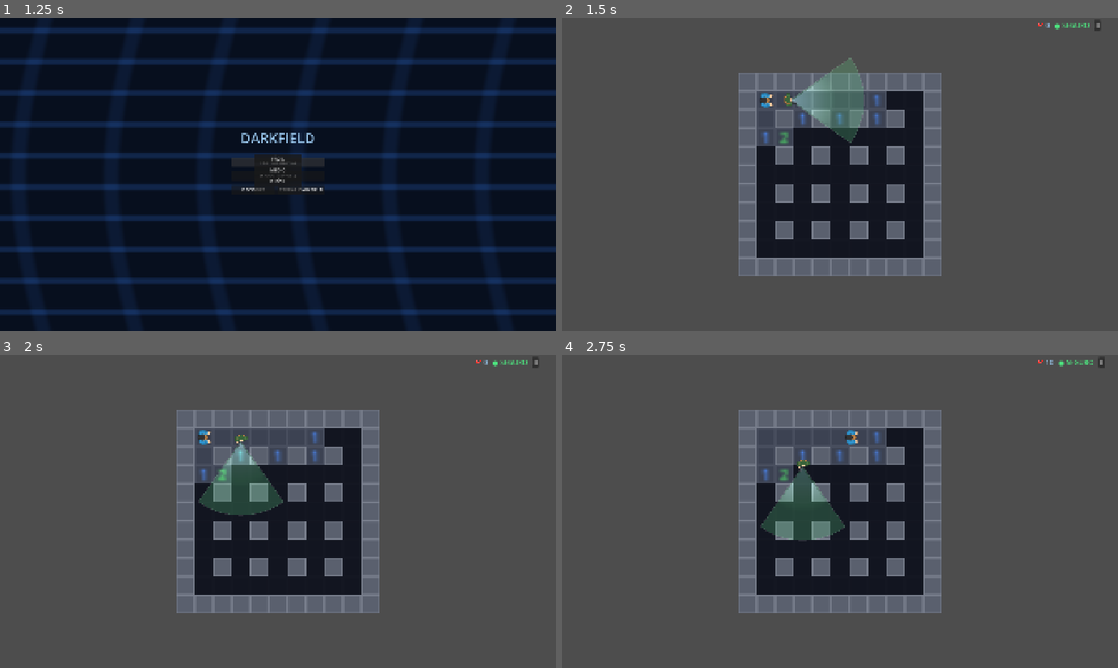
Above: before the commit, frames 1-4 (two rows, left to right).
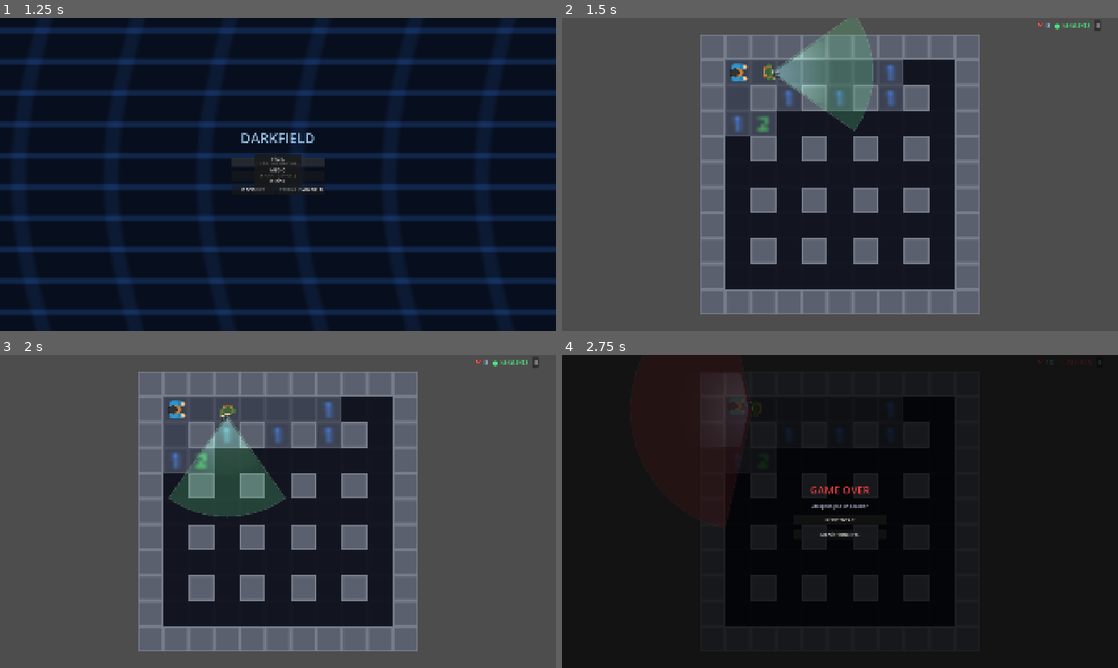
Above: after the commit, the same moments.

Repository: MayraSRS04/Darkfield
Game: Godot game, scene res://scenes/00_menu.tscn
Two runs of this game, one before a commit and one after it. Both use one fixed random seed, a clock stepped at 60 frames per second and the inputs below.
Inputs:
- Up to frame 1 (1.25 s): click "PARTIDA RÁPIDA" at 0.5 s
- Up to frame 2 (1.5 s): click "FÁCIL" at 1.25 s
- Up to frame 3 (2 s): no input
- Up to frame 4 (2.75 s): tap Enter at 2 s; hold Right (ui_right) from 2.03 s (still down); tap F at 2.1 s; tap Space at 2.27 s

Frame 1 is identical in both runs. In frame 2, 34% of the frame differs, in the area x 24-76%, y 0-95%; in frame 3, 34%; in frame 4, 93%, in the area x 0-100%, y 0-100%.

Commit message:
fix: colision cazador-jugador via Area2D en vez de distancia manual, zoom de camara adaptativo segun tamaño del mapa y linterna cazador nula en _ready al instanciar dinamicamente

Diff:
--- a/actors/Cazador.tscn
+++ b/actors/Cazador.tscn
@@ -12,8 +12,8 @@
 [sub_resource type="GradientTexture2D" id="GradientTexture2D_luz"]
 gradient = SubResource("Gradient_luz")
 fill = 1
-width = 64
-height = 64
+
+[sub_resource type="CircleShape2D" id="CircleShape2D_contacto"]
 
 [node name="Cazador" type="CharacterBody2D" unique_id=405291502]
 script = ExtResource("1_lbd6u")
@@ -28,11 +28,17 @@
 scale = Vector2(0.21153846, 0.25581396)
 texture = ExtResource("2_3vxol")
 
-[node name="Linterna" type="PointLight2D" parent="." unique_id=2200000001]
-position = Vector2(0, 0)
+[node name="Linterna" type="PointLight2D" parent="." unique_id=-2094967295]
+color = Color(0.85, 0.92, 1, 1)
+energy = 0.9
+shadow_enabled = true
+shadow_color = Color(0, 0, 0, 0.85)
 texture = SubResource("GradientTexture2D_luz")
 texture_scale = 0.35
-energy = 0.9
-color = Color(0.85, 0.92, 1.0, 1)
-shadow_enabled = true
-shadow_color = Color(0, 0, 0, 0.85)
+
+[node name="AreaContacto" type="Area2D" parent="." unique_id=-994967295]
+collision_layer = 0
+collision_mask = 2
+
+[node name="CollisionShape2D" type="CollisionShape2D" parent="AreaContacto" unique_id=-994967294]
+shape = SubResource("CircleShape2D_contacto")
--- a/actors/cazador.gd
+++ b/actors/cazador.gd
@@ -24,7 +24,8 @@
 	inicio = global_position
 	destino = global_position
 	ultima_pos_vista = global_position
-	_configurar_linterna(GameManager.ANGULO_CONO)
+	call_deferred("_configurar_linterna", GameManager.ANGULO_CONO)
+	$AreaContacto.body_entered.connect(_on_contacto)
 
 func _physics_process(delta: float) -> void:
 	if _ve_al_jugador():
@@ -367,6 +368,8 @@
 		draw_arc(Vector2.ZERO, 8.0, -PI / 2.0, -PI / 2.0 + progreso * TAU, 20, Color(1.0, 1.0, 0.2, 0.95), 2.0)
 
 func _configurar_linterna(angulo_cono: float) -> void:
+	if not is_inside_tree() or $Linterna == null:
+		return
 	var tam := 128
 	var imagen := Image.create(tam, tam, false, Image.FORMAT_RGBA8)
 	var medio_angulo := deg_to_rad(angulo_cono)
@@ -384,3 +387,18 @@
 	if imagen.get_pixel(tam / 2, tam / 2).a == 0.0:
 		imagen.set_pixel(tam / 2, tam / 2, Color(1.0, 1.0, 1.0, 0.01))
 	$Linterna.texture = ImageTexture.create_from_image(imagen)
+
+func _on_contacto(cuerpo: Node2D) -> void:
+	if cuerpo != jugador:
+		return
+	if estado == Estado.PERSIGUIENDO:
+		return
+	var dir := (jugador.global_position - global_position).normalized()
+	if dir.length() > 0.01:
+		ultima_direccion = dir
+	estado = Estado.PERSIGUIENDO
+	timer_perdida = 0.0
+	ruta = []
+	moviendose = false
+	GameManager.reportar_deteccion(true)
+	queue_redraw()
--- a/scenes/camara_juego.gd
+++ b/scenes/camara_juego.gd
@@ -1,14 +1,26 @@
 extends Camera2D
 
-const ZOOM_MAPA := Vector2(4.0, 4.0)
+const MARGEN := 0.85
 
 func _ready() -> void:
-	zoom = ZOOM_MAPA
+	zoom = Vector2(4.0, 4.0)
 
 func configurar_limites(tilemap: TileMapLayer) -> void:
 	var rect := tilemap.get_used_rect()
-	var tam_celda: Vector2 = Vector2(tilemap.tile_set.tile_size)
-	limit_left   = int(rect.position.x * tam_celda.x)
-	limit_top    = int(rect.position.y * tam_celda.y)
-	limit_right  = int((rect.position.x + rect.size.x) * tam_celda.x)
-	limit_bottom = int((rect.position.y + rect.size.y) * tam_celda.y)
+	var tam_celda := Vector2(tilemap.tile_set.tile_size)
+	var mapa_px := Vector2(rect.size) * tam_celda
+
+	var viewport_sz := get_viewport_rect().size
+	var zoom_ajustado := minf(
+		viewport_sz.x / mapa_px.x,
+		viewport_sz.y / mapa_px.y
+	) * MARGEN * (1920.0 / viewport_sz.x)
+
+	zoom_ajustado = clampf(zoom_ajustado, 2.5, 5.5)
+	zoom = Vector2(zoom_ajustado, zoom_ajustado)
+
+	var margen_px := int(tam_celda.x * 0.5)
+	limit_left   = int(rect.position.x * tam_celda.x) - margen_px
+	limit_top    = int(rect.position.y * tam_celda.y) - margen_px
+	limit_right  = int((rect.position.x + rect.size.x) * tam_celda.x) + margen_px
+	limit_bottom = int((rect.position.y + rect.size.y) * tam_celda.y) + margen_px
--- a/scenes/juego.gd
+++ b/scenes/juego.gd
@@ -208,10 +208,11 @@
 	if muerto:
 		return
 	for cazador in get_tree().get_nodes_in_group("cazadores"):
-		if jugador.global_position.distance_to(cazador.global_position) < 12.0:
-			causa_muerte = "atrapado por un cazador"
-			_morir()
-			break
+		if cazador.estado == cazador.Estado.PERSIGUIENDO:
+			if jugador.global_position.distance_to(cazador.global_position) < 12.0:
+				causa_muerte = "atrapado por un cazador"
+				_morir()
+				break
 
 func _ganar() -> void:
 	muerto = true
